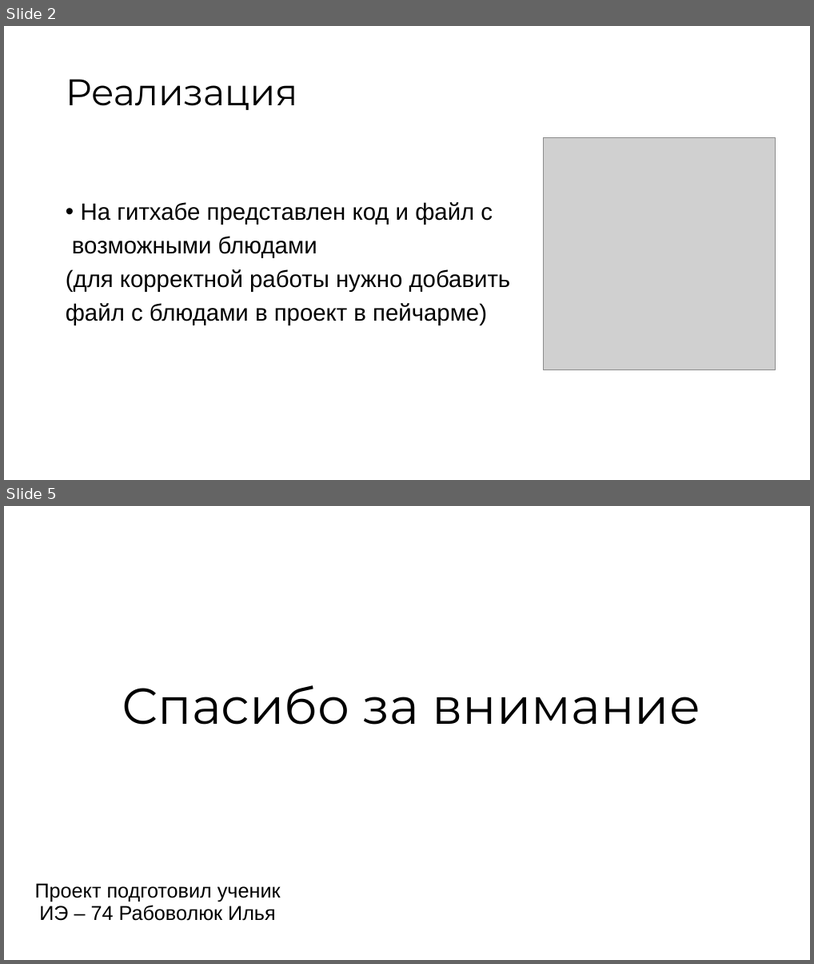
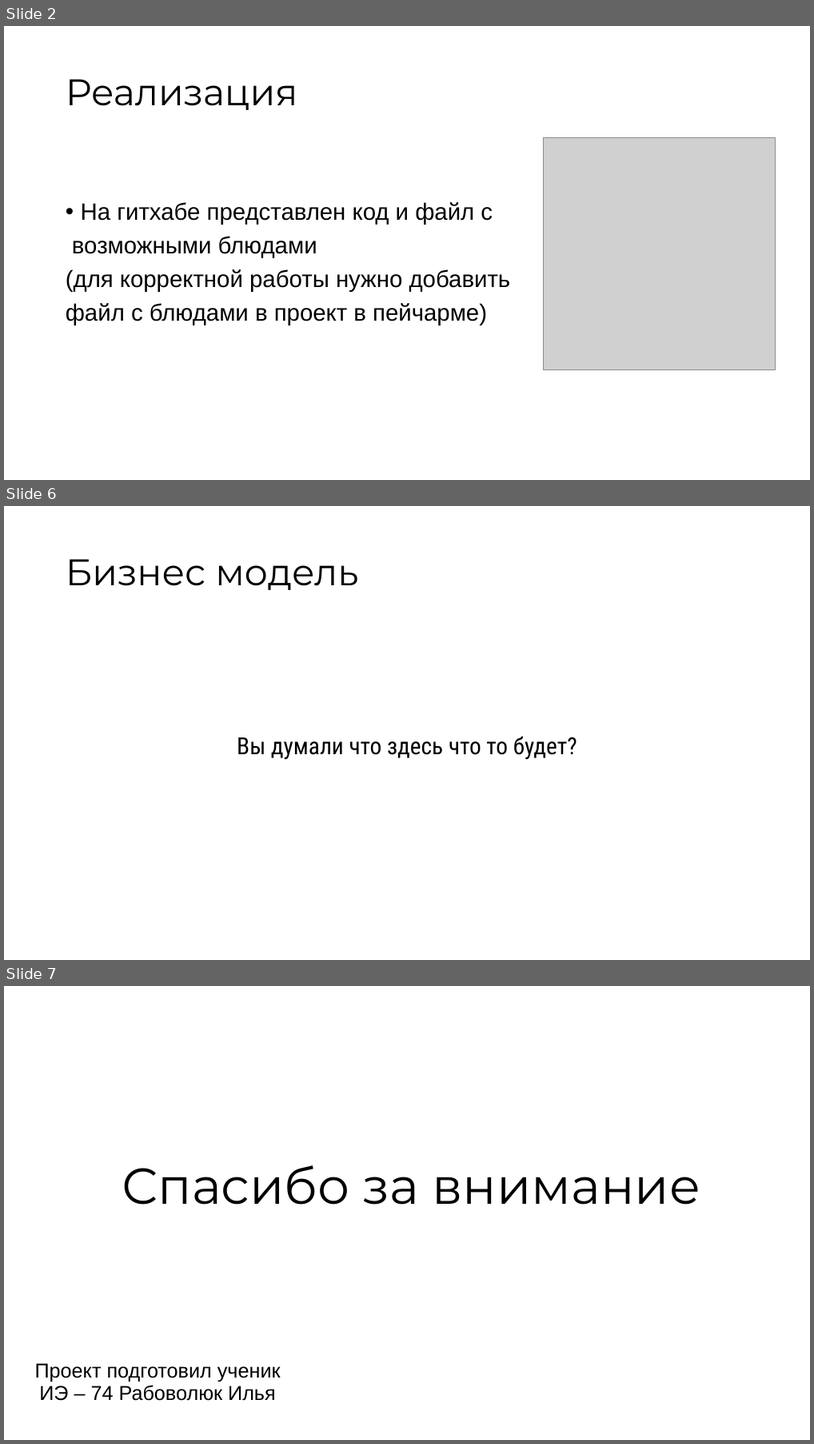
Before and after one commit to EstonaSSR/progect, a slide deck: Презентация к проекту.pptx. Shown one above the other, each under a label of ours: slides 2 and 5 before the commit, slides 2, 6 and 7 after it; the slides between them are not shown. The pictures are 814x964 and 814x1444 pixels, drawn with LibreOffice and Linux fonts; fonts in the diff are those of the drawing; grey boxes stand for pictures. Boxes give left, top, right and bottom in pixels: in the first picture for what was removed or moved away, otherwise in the second. Text is boxed around its words. In the diff, an @@ line names an element or a change of style, - is before the commit and + after.

```diff
--- a/Презентация к проекту.pptx
+++ b/Презентация к проекту.pptx
@@ slide 6 added at box(4, 506, 810, 960), background #FFFFFF @@
@@ title added at box(66, 559, 358, 590), 44 pt, text #000000 @@
+Бизнес модель
@@ text added at box(237, 736, 578, 760), 28 pt, text #000000 @@
+Вы думали что здесь что то будет?
@@ what was slide 5 is now slide 7 @@
```
Also in this commit, not shown: 2 slides changed, 1 other slide added.
